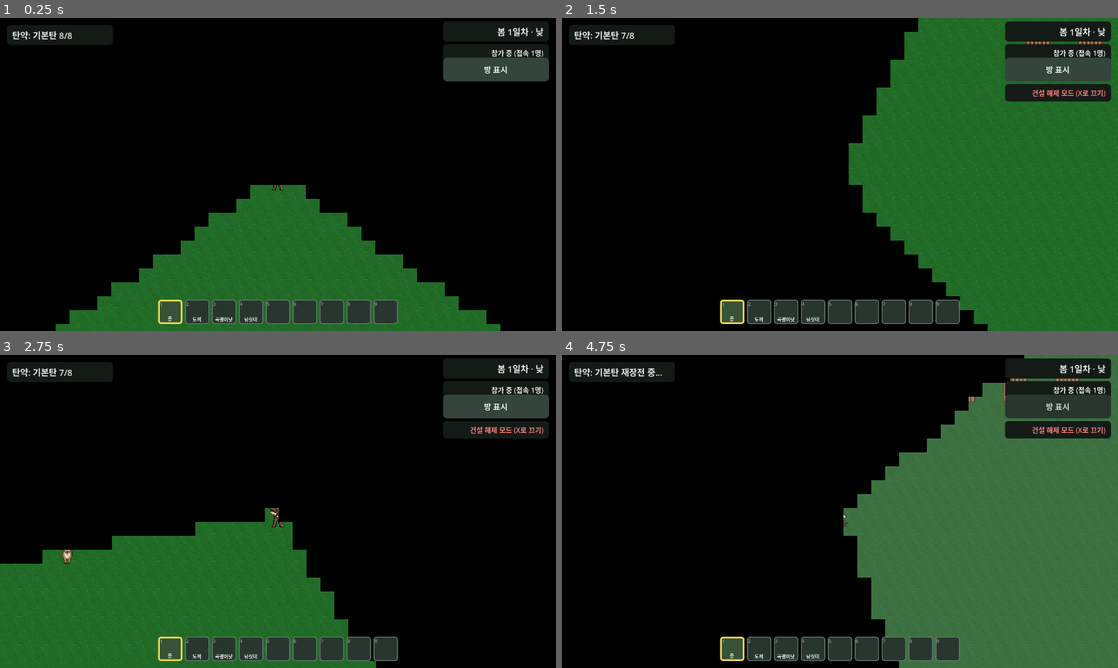
Above: before the commit, frames 1-4 (two rows, left to right).
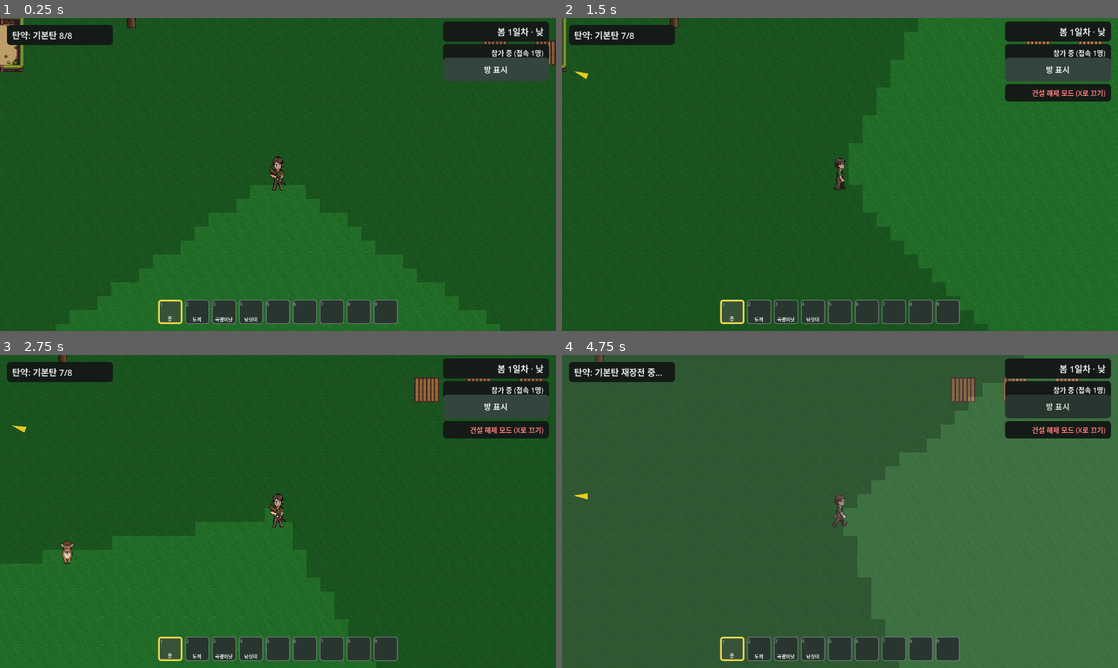
Above: after the commit, the same moments.

Repository: kimtuna/life_game
Game: Godot game, scene res://scenes/world/world.tscn
The game is run twice, just before and just after one commit, with the same random seed, the same clock (stepped at 60 frames per second) and the same inputs. This scene is started directly instead of the project's main scene.
Inputs (mouse positions are in pixels of both pictures, inside the frame that each line leads up to):
- Up to frame 1 (0.25 s): no input
- Up to frame 2 (1.5 s): click "방 표시" at 0.5 s; tap Enter at 1.25 s; move the mouse to (962, 158) at 1.27 s; hold D from 1.28 s (still down); tap X at 1.35 s; click (962, 158) at 1.42 s
- Up to frame 3 (2.75 s): release D at 2 s; drag from (166, 527) to (250, 574) at 2.02 s
- Up to frame 4 (4.75 s): move the mouse to (895, 442) at 2.77 s; hold D 2.78-3.5 s; tap 1 at 2.85 s; click (895, 442) at 2.92 s; drag from (812, 574) to (673, 464) at 3.52 s; tap Space at 4.25 s; move the mouse to (1006, 558) at 4.27 s; hold A from 4.28 s (still down); tap R at 4.35 s; click (1006, 558) at 4.42 s

The runs differ from the first frame. In frame 1, 75% of the frame differs, in the area x 0-100%, y 0-100%; in frame 2, 56%; in frame 3, 69%; in frame 4, 58%.

Commit message:
[INBOX #136] 시야 안개를 덕코프 스타일로 순화(알파 낮춤 + 벽 예외 + 동물 완전 숨김/힌트)
#135가 만든 시야 안개가 완전 불투명이라 답답하다는 지적을 반영해 알파를 0.22로 낮추고,
벽/문/창문은 항상 정상 노출되도록 예외 처리했으며, 동물(사슴)은 반대로 시야 밖이면
완전히 숨기고 움직이는 동안 화면에 방향 힌트를 띄우도록 만들었다.

## 스스로 판단해서 고친 부분
- ranch_zone.gd가 스폰하는 목장 사슴에는 world_ref가 채워지지 않아(기존부터 있던
  상태) fog_of_war 접근이 불가능하다 — is_ranched이거나 world_ref/fog_of_war가
  없으면 항상 보이는 기존 동작을 유지하도록 방어적으로 처리했다(이번 항목 범위 밖의
  기존 상태라 ranch_zone.gd 자체는 건드리지 않음).
- 방향 힌트는 INBOX 원문이 "간단한 도형으로 임시 처리해도 됨"이라고 명시해서 새
  그림 없이 draw_polygon()으로 삼각형만 그렸다.

## 지시받지 않았지만 추가한 개선
- (없음 — 원문 범위 그대로 구현)

## 어려움 / 에러와 해결
- 새 class_name(NoiseHintOverlay)을 추가한 뒤 바로 실행하면 "Could not find type"
  파싱 에러가 났다 — godot --headless --path . --import로 전역 클래스 캐시를
  갱신한 뒤에야 정상 로드됐다.
- 검증 스크립트에서 "사슴이 다시 보여야 한다" 단계 좌표를 방 반경(중심~벽 64유닛)
  밖으로 잡아 벽에 가로막혀 실패했다 — 게임 코드가 아니라 QA 스크립트 좌표 버그였고,
  40유닛으로 줄여 방 안에 위치시키자 통과했다.

Diff:
--- /dev/null
+++ b/game/qa/inbox136_check.gd
@@ -0,0 +1,163 @@
+extends Node
+## INBOX #136 확인용 — #135가 만든 시야 안개를 덕코프 스타일로 순화한 세 가지 변경이
+## 실제로 동작하는지 확인한다: (1) FOG_COLOR 알파가 0.15~0.3 사이로 낮아졌는지,
+## (2) 벽/문/창문 칸은 시야 콘/가림과 무관하게 항상 안개 없이 보이는지(has_structure_at
+## 접근자 + 스크린샷), (3) 사슴이 시야 밖/가림 상태면 완전히 숨고(스프라이트
+## visible=false), 숨은 채로 움직이면(state != idle) 화면 힌트가 뜨는지.
+## inbox135_check.gd와 같은 패턴(격리된 좌표에 직접 _spawn_structure() 호출, 임시
+## autoload로 실행, world._aim_direction을 직접 강제 조작)을 재사용한다.
+
+const OUT_DIR := "/tmp/qa136"
+
+
+func _ready() -> void:
+	DirAccess.make_dir_recursive_absolute(OUT_DIR)
+	await get_tree().process_frame
+	await get_tree().process_frame
+	await get_tree().process_frame
+	await _boot_to_world()
+	await get_tree().process_frame
+	await get_tree().process_frame
+	await get_tree().process_frame
+	await _run_checks()
+
+
+func _boot_to_world() -> void:
+	get_tree().current_scene._on_play_pressed()
+	await get_tree().process_frame
+	await get_tree().process_frame
+	get_tree().current_scene._on_slot_pressed(0)
+	await get_tree().process_frame
+	await get_tree().process_frame
+	if get_tree().current_scene.has_method("_on_confirm_pressed"):
+		get_tree().current_scene._on_confirm_pressed()
+		await get_tree().process_frame
+		await get_tree().process_frame
+		await get_tree().process_frame
+	get_tree().current_scene._on_single_player_pressed()
+	await get_tree().process_frame
+	await get_tree().process_frame
+	await get_tree().process_frame
+
+
+func _fail(msg: String) -> void:
+	print("QA_INBOX136_CHECK_FAIL: ", msg)
+	get_tree().quit()
+
+
+func _capture(_world: Node, name: String) -> void:
+	await get_tree().process_frame
+	await get_tree().process_frame
+	await RenderingServer.frame_post_draw
+	var img := get_viewport().get_texture().get_image()
+	img.save_png("%s/%s.png" % [OUT_DIR, name])
+
+
+func _run_checks() -> void:
+	var world := get_tree().current_scene
+	world.set_physics_process(false)
+	world.set_process(true)  # fog_of_war/room_overlay/noise_hint_overlay가 계속 redraw 하도록 켜둠
+
+	# 1) FOG_COLOR 알파가 DESIGN.md 지침(0.15~0.3) 안에 있는지 직접 확인.
+	var fog_alpha: float = FogOfWar.FOG_COLOR.a
+	if fog_alpha < 0.15 or fog_alpha > 0.3:
+		_fail("FOG_COLOR.a=%s 가 DESIGN.md 지침(0.15~0.3) 밖에 있음" % fog_alpha)
+		return
+	if is_equal_approx(fog_alpha, 1.0):
+		_fail("FOG_COLOR.a가 여전히 1.0(완전 불투명) — #136 이전 값 그대로임")
+		return
+
+	# 5x5 돌벽 방 하나를 짓는다 (#135와 같은 격리 좌표, 문 없이 완전히 막음).
+	var room_origin_world: Vector2 = Vector2(-3200, -3200)
+	var room_origin_cell: Vector2i = world._world_to_grid(room_origin_world)
+	var wall_cell: Vector2i = room_origin_cell + Vector2i(2, 0)  # 방 북쪽 벽 중앙
+	for dx in range(5):
+		for dy in range(5):
+			if dx > 0 and dx < 4 and dy > 0 and dy < 4:
+				continue
+			var cell: Vector2i = room_origin_cell + Vector2i(dx, dy)
+			var node: Node2D = world._spawn_structure("stone_wall", cell)
+			world._grid_occupancy[cell] = node
+	world._recompute_rooms()
+
+	# 2) has_structure_at() 접근자 자체가 올바른지 확인.
+	if not world.has_structure_at(wall_cell):
+		_fail("has_structure_at(wall_cell)가 false — 벽을 놓은 칸인데 구조물 없음으로 판정됨")
+		return
+	var empty_cell: Vector2i = room_origin_cell + Vector2i(2, 2)
+	if world.has_structure_at(empty_cell):
+		_fail("has_structure_at(empty_cell)가 true — 방 내부 빈 칸인데 구조물 있음으로 잘못 판정됨")
+		return
+
+	var room_center: Vector2 = world._grid_to_world_center(room_origin_cell + Vector2i(2, 2))
+
+	# 3) 방 한가운데서 남쪽(벽에서 등 돌린 방향)을 조준 — 북쪽 벽(wall_cell)은 콘/가림
+	#    판정상 안 보여야 정상이지만, 벽은 안개 예외이므로 화면에 그대로 밝게 보여야 한다.
+	#    같은 자리에서 grass(빈 칸) 방향은 옅게라도 어두워야(완전 검정은 아님) 대비된다.
+	world.player_sprite.global_position = room_center
+	world.camera.global_position = room_center
+	world._aim_direction = Vector2.DOWN
+	await _capture(world, "00_room_center_facing_away_from_wall")
+
+	# 4) 문이 없는 벽이므로 항상 시야가 막혀야 정상인 지점(방 밖 북쪽)에서, 벽 자체는
+	#    여전히 정상적으로 보이는지 비교용으로 한 장 더 찍는다(조준 방향을 바꿔도 벽은
+	#    안 어두워짐을 눈으로 대조).
+	world._aim_direction = Vector2.UP
+	await _capture(world, "01_room_center_facing_wall")
+
+	# 5) 사슴 숨김 — 기존 필드 사슴 하나를 집어서 방 안(플레이어 등 뒤, 시야 밖)으로
+	#    옮기고 배회 상태로 만든다. is_position_visible()이 false를 반환해야 하고,
+	#    _update_fog_visibility()가 스프라이트를 숨겨야 한다.
+	var deer: Node = null
+	for child in world.get_children():
+		if child.has_method("take_hit") and child.get("world_ref") != null:
+			deer = child
+			break
+	if deer == null:
+		_fail("월드에서 사슴(take_hit 메서드를 가진 노드)을 찾지 못함 — _spawn_deer() 회귀 확인 필요")
+		return
+
+	world._aim_direction = Vector2.DOWN  # 4)에서 UP으로 바꿔둔 것을 남쪽으로 되돌림
+	var hidden_spot: Vector2 = room_center + Vector2(0, -120)  # 남쪽을 보는 플레이어 등 뒤(콘 밖)
+	deer.global_position = hidden_spot
+	deer._state = "idle"
+	deer._update_fog_visibility()
+	if world.fog_of_war.is_position_visible(hidden_spot):
+		_fail("is_position_visible(hidden_spot)이 true — 플레이어가 반대 방향을 보는데 등 뒤가 보인다고 판정됨")
+		return
+	if deer.sprite.visible:
+		_fail("사슴이 시야 밖(콘 밖)인데 sprite.visible이 true로 남아있음 — 완전 숨김 실패")
+		return
+	if deer._fog_visible:
+		_fail("사슴이 시야 밖인데 _fog_visible 플래그가 true로 남아있음")
+		return
+
+	# 6) idle(정지) 상태에서는 힌트가 뜨지 않아야 한다(DESIGN.md: 움직이는 경우에만 힌트).
+	world.noise_hint_overlay._timer = 0.0
+	deer._update_fog_visibility()
+	if world.noise_hint_overlay._timer > 0.0:
+		_fail("사슴이 idle(정지)인데도 noise_hint_overlay 타이머가 켜짐 — 정지 상태에서도 힌트가 뜨면 안 됨")
+		return
+
+	# 7) wander(이동 중) 상태로 바꾸면 숨겨진 채로도 방향 힌트가 떠야 한다.
+	deer._state = "wander"
+	deer._update_fog_visibility()
+	if world.noise_hint_overlay._timer <= 0.0:
+		_fail("사슴이 wander(이동 중)이고 시야 밖인데 noise_hint_overlay 타이머가 켜지지 않음")
+		return
+	await _capture(world, "02_hidden_moving_deer_noise_hint")
+
+	# 8) 사슴을 다시 플레이어 시야 콘 안(등 뒤 대신 앞, 즉 남쪽)으로 옮기면 다시 보여야 한다.
+	var visible_spot: Vector2 = room_center + Vector2(0, 40)  # 방 안(남쪽 벽 못 미침), 플레이어가 보는 방향(DOWN) 쪽
+	deer.global_position = visible_spot
+	deer._update_fog_visibility()
+	if not deer.sprite.visible:
+		_fail("사슴을 다시 시야 콘 안으로 옮겼는데 sprite.visible이 여전히 false")
+		return
+	if not deer._fog_visible:
+		_fail("사슴을 다시 시야 콘 안으로 옮겼는데 _fog_visible이 여전히 false")
+		return
+	await _capture(world, "03_deer_visible_again")
+
+	print("QA_INBOX136_CHECK_PASS fog_alpha=", fog_alpha)
+	get_tree().quit()
--- a/game/scenes/deer/deer.gd
+++ b/game/scenes/deer/deer.gd
@@ -59,6 +59,10 @@
 var zone_radius: float = 0.0
 
 var health: int = MAX_HEALTH
+## 시야/전장의 안개(INBOX #136, DESIGN.md 2026-09-05) — 동물은 정적 지형과 달리 안개가
+## 옅어져도 시야 밖/가림 상태면 완전히 숨긴다. world_ref/fog_of_war가 없으면(목장 사슴,
+## ranch_zone.gd가 world_ref를 안 채워줌) 항상 보이는 기존 동작을 유지한다.
+var _fog_visible: bool = true
 var _facing: String = "south"
 var _state: String = "idle"  # idle, wander, flee
 var _state_timer: float = 0.0
@@ -112,6 +116,8 @@
 			if _state_timer <= 0.0:
 				_pick_wander()
 
+	_update_fog_visibility()
+
 
 ## 총알에 맞았을 때 world.gd/bullet.gd가 호출한다.
 ## 목장에 풀어놓은 사슴은 이미 길들여진 가축이므로 다시 사냥/포획 대상이 되지 않는다.
@@ -132,8 +138,9 @@
 
 ## 체력바는 만피(다치지 않은 상태)일 때는 숨기고, 한 번이라도 맞으면 보여준다 (INBOX #19).
 ## 포획 가능 구간(체력 10% 이하)에서는 색을 바꿔 마취탄 포획 타이밍을 강조한다.
+## (INBOX #136) 안개 시야 밖으로 완전히 숨겨진 상태면 체력바도 함께 숨긴다.
 func _update_health_bar() -> void:
-	health_bar.visible = health < MAX_HEALTH
+	health_bar.visible = _fog_visible and health < MAX_HEALTH
 	var ratio := float(health) / float(MAX_HEALTH)
 	health_bar_fill.offset_right = health_bar_fill.offset_left + HEALTH_BAR_WIDTH * ratio
 	if health <= CAPTURE_HEALTH_THRESHOLD:
@@ -191,6 +198,26 @@
 		return "west"
 
 
+## 시야/전장의 안개 판정을 반영해 스프라이트를 완전히 숨기거나 다시 보여준다(INBOX #136).
+## 목장 사슴(is_ranched)이나 world_ref/fog_of_war가 없는 경우는 안개 개념이 적용되지
+## 않으므로 항상 보이는 기존 동작을 유지한다. 숨겨진 채로 배회/도주 중이면(정지 상태가
+## 아니면) 화면에 대략적인 방향 힌트를 띄운다.
+func _update_fog_visibility() -> void:
+	if is_ranched or world_ref == null or world_ref.fog_of_war == null:
+		if not _fog_visible:
+			_fog_visible = true
+			sprite.visible = true
+			_update_health_bar()
+		return
+	var now_visible: bool = world_ref.fog_of_war.is_position_visible(global_position)
+	if now_visible != _fog_visible:
+		_fog_visible = now_visible
+		sprite.visible = now_visible
+		_update_health_bar()
+	if not now_visible and _state != "idle":
+		world_ref.notify_hidden_noise(global_position)
+
+
 ## west 스프라이트는 따로 생성하지 않고 east를 좌우 반전해서 쓴다 (사슴은 좌우 대칭 실루엣).
 func _update_texture() -> void:
 	if _facing == "west":
--- a/game/scenes/world/world.gd
+++ b/game/scenes/world/world.gd
@@ -318,6 +318,7 @@
 @onready var deconstruct_mode_panel: PanelContainer = $UI/HUD/DeconstructModePanel
 @onready var room_overlay: RoomOverlay = $RoomOverlay
 @onready var fog_of_war: FogOfWar = $FogOfWar
+@onready var noise_hint_overlay: NoiseHintOverlay = $UI/NoiseHintOverlay
 @onready var day_night_modulate: CanvasModulate = $DayNightModulate
 @onready var rain_overlay: ColorRect = $UI/RainOverlay
 @onready var ui_layer: CanvasLayer = $UI
@@ -1334,6 +1335,21 @@
 	return true
 
 
+## 격자 칸에 벽/문/창문(건축물)이 놓여 있는지 밖에서 조회하는 공개 접근자(INBOX #136,
+## fog_of_war.gd가 사용) — 열림/닫힘과 무관하게 "설치돼 있다"는 사실만 본다(문이 열려
+## 있어도 건축물 자체는 여전히 존재하므로 안개 예외 대상이다). is_cell_sight_blocked()
+## 처럼 _grid_occupancy를 직접 노출하지 않고 존재 여부만 반환한다.
+func has_structure_at(cell: Vector2i) -> bool:
+	return _grid_occupancy.has(cell)
+
+
+## 시야 밖에서 숨겨진 동물이 움직이고 있을 때 화면에 대략적인 방향 힌트를 잠깐 띄운다
+## (INBOX #136, DESIGN.md "시야 / 전장의 안개" — 정확한 위치가 아니라 방향 힌트 수준).
+## deer.gd가 안 보이면서 배회/도주 중일 때 매 프레임 호출한다.
+func notify_hidden_noise(world_pos: Vector2) -> void:
+	noise_hint_overlay.notify(world_pos, player_sprite.global_position)
+
+
 ## world_pos가 속한, 잡실이 아닌 정상 인식된 방 안에 있는 저장 상자 목록을 반환한다
 ## (INBOX #123, DESIGN.md "방-상자 자동 연동" — 판정 기준은 거리가 아니라 방 ID 일치
 ## 여부). world_pos가 방에 속하지 않았거나 그 방이 잡실이면 빈 배열을 반환한다 — 호출부
--- a/game/scenes/world/world.tscn
+++ b/game/scenes/world/world.tscn
@@ -1,10 +1,11 @@
-[gd_scene load_steps=6 format=3]
+[gd_scene load_steps=7 format=3]
 
 [ext_resource type="Script" path="res://scenes/world/world.gd" id="1_script"]
 [ext_resource type="Theme" path="res://theme/main_theme.tres" id="2_theme"]
 [ext_resource type="Texture2D" path="res://assets/sprites/ground/grass_tile.png" id="3_ground"]
 [ext_resource type="Script" path="res://scripts/room_overlay.gd" id="4_room_overlay"]
 [ext_resource type="Script" path="res://scripts/fog_of_war.gd" id="5_fog_of_war"]
+[ext_resource type="Script" path="res://scripts/noise_hint_overlay.gd" id="6_noise_hint_overlay"]
 
 [sub_resource type="StyleBoxFlat" id="StyleBoxFlat_hud_panel"]
 bg_color = Color(0.078, 0.106, 0.092, 1)
@@ -339,6 +340,16 @@
 custom_minimum_size = Vector2(220, 0)
 text = "나가기"
 
+[node name="NoiseHintOverlay" type="Control" parent="UI"]
+layout_mode = 3
+anchors_preset = 15
+anchor_right = 1.0
+anchor_bottom = 1.0
+grow_horizontal = 2
+grow_vertical = 2
+mouse_filter = 2
+script = ExtResource("6_noise_hint_overlay")
+
 [connection signal="pressed" from="UI/PauseMenu/CenterContainer/Panel/VBoxContainer/ResumeButton" to="." method="_on_resume_pressed"]
 [connection signal="pressed" from="UI/PauseMenu/CenterContainer/Panel/VBoxContainer/SettingsButton" to="." method="_on_settings_pressed"]
 [connection signal="pressed" from="UI/PauseMenu/CenterContainer/Panel/VBoxContainer/QuitButton" to="." method="_on_quit_pressed"]
--- a/game/scripts/fog_of_war.gd
+++ b/game/scripts/fog_of_war.gd
@@ -3,7 +3,11 @@
 ## 시야/전장의 안개(Fog of War, INBOX #135, 코어키퍼 참고). DESIGN.md "시야 / 전장의
 ## 안개" 절 그대로: 플레이어 위치를 꼭짓점으로, 조준 방향(기존 총 조준 계산과 동일한
 ## world_ref.get_aim_direction())을 중심으로 한 부채꼴(콘) 밖은 안 보이고, 콘 안이라도
-## 벽/닫힌 문에 가로막힌 칸은 안 보인다. 안 보이는 칸은 완전한 검은색(불투명)으로 덮는다.
+## 벽/닫힌 문에 가로막힌 칸은 안 보인다. (INBOX #136부터) 안 보이는 칸은 완전한 검은색이
+## 아니라 거의 티가 안 날 정도의 낮은 알파로만 덮는다 — 덕코프 참고, "여기는 지금 내
+## 시야가 아니다"만 은은하게 인지시키는 용도지 실제로 가리는 용도가 아니다. 벽/문/창문
+## (world_ref.has_structure_at())이 있는 칸은 이 안개 자체를 그리지 않아 시야 콘/가림과
+## 무관하게 항상 정상적으로 보인다.
 ## room_overlay.gd(반투명, 토글식 방 표시)와는 목적이 다른 별개의 레이어이고, 토글 없이
 ## 항상 켜져 있다. room_overlay.gd와 같은 패턴으로 world_ref의 공개 접근자만 쓰고 내부
 ## 상태(_grid_occupancy 등)를 직접 건드리지 않는다.
@@ -16,7 +20,11 @@
 const FOG_RADIUS := 820.0
 ## 총 110도 콘(좌우 55도씩) — DESIGN.md가 예시로 든 100~120도 범위 안에서 임의로 정함.
 const FOG_HALF_ANGLE_DEG := 55.0
-const FOG_COLOR := Color(0.0, 0.0, 0.0, 1.0)
+## (INBOX #136, 2026-09-05 수정) 원래 완전 불투명(alpha 1.0)이었는데 덕코프 대비 너무
+## 답답하다는 피드백(스크린샷 비교)으로 0.22로 낮췄다 — DESIGN.md가 예시로 든 0.15~0.3
+## 범위 중간값. 바닥/지형이 은은하게 비쳐 보이면서도 "지금 내 시야가 아니다"는 티는 나야
+## 하므로 범위의 아주 낮은 쪽(0.15에 가까운 값)까지는 내리지 않았다.
+const FOG_COLOR := Color(0.0, 0.0, 0.0, 0.22)
 
 var world_ref: Node2D = null
 var _grid_size: float = 32.0
@@ -55,10 +63,32 @@
 	for gx in range(min_cell.x, max_cell.x + 1):
 		for gy in range(min_cell.y, max_cell.y + 1):
 			var cell := Vector2i(gx, gy)
+			## 벽/문/창문 칸은 시야 콘/가림 판정과 무관하게 항상 정상적으로 보여야 하므로
+			## (DESIGN.md 2026-09-05 확정) 안개 자체를 그리지 않고 건너뛴다.
+			if world_ref.has_structure_at(cell):
+				continue
 			var cell_center := Vector2((gx + 0.5) * _grid_size, (gy + 0.5) * _grid_size)
 			if not _is_cell_visible(cell, cell_center, player_pos, player_cell, aim_angle, half_angle):
 				var rect := Rect2(Vector2(gx, gy) * _grid_size, Vector2(_grid_size, _grid_size))
 				draw_rect(rect, FOG_COLOR, true)
+
+
+## 임의의 월드 좌표가 지금 플레이어 시야(콘+반경+가림)에 들어와 있는지 밖에서 물어볼 수
+## 있는 공개 함수(INBOX #136, deer.gd가 사용) — 동물처럼 움직이는 대상은 안개가 옅어져도
+## 시야 밖이면 완전히 숨겨야 하므로(DESIGN.md 2026-09-05), _draw()가 칸 단위로 쓰는 것과
+## 같은 콘/가림 판정을 좌표 하나에 대해 그대로 재사용한다.
+func is_position_visible(world_pos: Vector2) -> bool:
+	if world_ref == null:
+		return true
+	var player: Node2D = world_ref.player_sprite
+	if player == null:
+		return true
+	var player_pos: Vector2 = player.global_position
+	var aim_angle: float = world_ref.get_aim_direction().angle()
+	var half_angle := deg_to_rad(FOG_HALF_ANGLE_DEG)
+	var player_cell := Vector2i(floori(player_pos.x / _grid_size), floori(player_pos.y / _grid_size))
+	var target_cell := Vector2i(floori(world_pos.x / _grid_size), floori(world_pos.y / _grid_size))
+	return _is_cell_visible(target_cell, world_pos, player_pos, player_cell, aim_angle, half_angle)
 
 
 ## 콘(방향+각도)과 반경 안에 있고, 벽/닫힌 문에 가로막히지 않았는지를 함께 판정한다.
--- /dev/null
+++ b/game/scripts/noise_hint_overlay.gd
@@ -0,0 +1,55 @@
+extends Control
+class_name NoiseHintOverlay
+## 시야 밖으로 숨은 동물이 움직이고 있을 때(DESIGN.md "시야 / 전장의 안개" 2026-09-05,
+## INBOX #136) 화면 가장자리에 대략적인 방향만 알려주는 힌트 아이콘. 정확한 위치가 아니라
+## "이 방향에 뭔가 있다" 수준이면 충분하다는 게 요구사항이라, 정교한 그림 대신 간단한
+## 삼각형 도형으로 임시 처리한다(새 그림 제작은 [BUILD] 하네스 범위 밖).
+## world.gd의 notify_hidden_noise()가 매 프레임 notify()를 호출해 타이머를 갱신하고,
+## 타이머가 0이 되면 저절로 사라진다 — 여러 동물이 동시에 숨어서 움직이면 가장 최근에
+## notify()된 방향 하나만 보여준다(동시 다중 힌트는 이번 범위 밖).
+
+const DISPLAY_SECONDS := 0.6
+const EDGE_MARGIN := 48.0
+const ICON_LENGTH := 22.0
+const ICON_WIDTH := 14.0
+const ICON_COLOR := Color(1.0, 0.85, 0.1, 0.9)
+
+var _timer: float = 0.0
+var _direction: Vector2 = Vector2.ZERO
+
+
+func _ready() -> void:
+	mouse_filter = Control.MOUSE_FILTER_IGNORE
+
+
+## world_pos 방향으로 화면 가장자리에 힌트를 (다시) 표시하고 타이머를 리셋한다.
+func notify(world_pos: Vector2, player_pos: Vector2) -> void:
+	var to_target := world_pos - player_pos
+	if to_target.length() < 1.0:
+		return
+	_direction = to_target.normalized()
+	_timer = DISPLAY_SECONDS
+
+
+func _process(delta: float) -> void:
+	if _timer <= 0.0:
+		return
+	_timer -= delta
+	queue_redraw()
+	if _timer <= 0.0:
+		queue_redraw()
+
+
+func _draw() -> void:
+	if _timer <= 0.0 or _direction.length() < 0.01:
+		return
+	var center := size * 0.5
+	var half_w := maxf(size.x * 0.5 - EDGE_MARGIN, 1.0)
+	var half_h := maxf(size.y * 0.5 - EDGE_MARGIN, 1.0)
+	var scale: float = min(half_w / max(absf(_direction.x), 0.0001), half_h / max(absf(_direction.y), 0.0001))
+	var point := center + _direction * scale
+	var angle := _direction.angle()
+	var tip := point + Vector2(ICON_LENGTH, 0.0).rotated(angle)
+	var left := point + Vector2(-ICON_LENGTH * 0.5, ICON_WIDTH * 0.5).rotated(angle)
+	var right := point + Vector2(-ICON_LENGTH * 0.5, -ICON_WIDTH * 0.5).rotated(angle)
+	draw_polygon(PackedVector2Array([tip, left, right]), PackedColorArray([ICON_COLOR]))
Not shown, added: game/qa/inbox136_check.gd.uid
Not shown, added: game/scripts/noise_hint_overlay.gd.uid
Not shown, changed: docs/DESIGN.md
Not shown, changed: docs/STATUS.md
Not shown, changed: docs/feedback/INBOX.md
